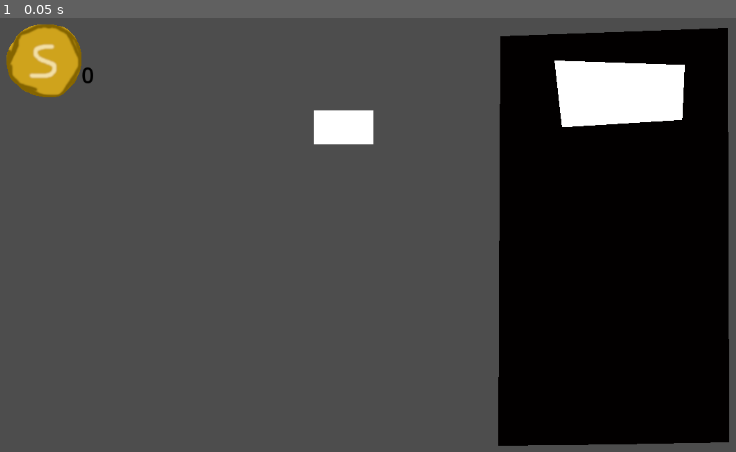
Above: before the commit, frame 1.
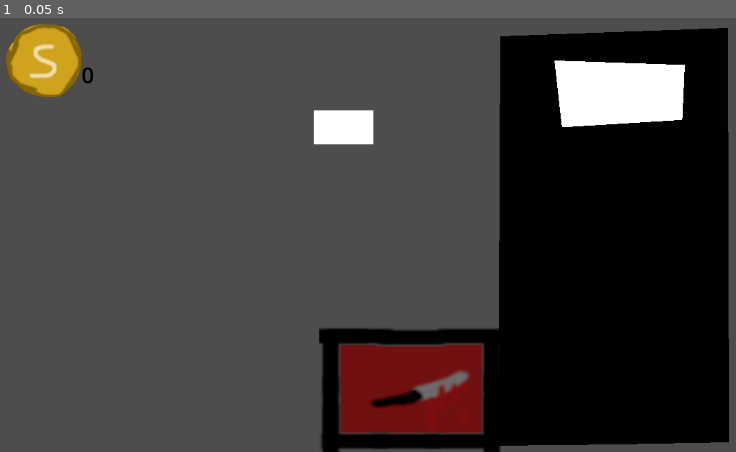
Above: after the commit, the same moment.

Repository: StephenMiner/gambling-proj
Game: Godot game, scene res://node_2d.tscn
Same seed, same stepped clock (60 frames per second), same inputs: the game is played once before the commit and once after it.
Inputs:
- Up to frame 1 (0.05 s): no input

The runs differ from the first frame. In frame 1, 6.6% of the frame differs, in the area x 43-68%, y 71-100%.

Commit message:
Initial layout for the bloodletting button

Diff:
--- a/node_2d.tscn
+++ b/node_2d.tscn
@@ -1,17 +1,21 @@
 [gd_scene format=3 uid="uid://4pqund3nukl7"]
 
-[ext_resource type="Script" uid="uid://b4bwtvyqeij14" path="res://components/root.gd" id="1_q6r6c"]
+[ext_resource type="Script" uid="uid://bqrtn8aemhkx5" path="res://components/root.gd" id="1_q6r6c"]
 [ext_resource type="Script" uid="uid://kt7vpak0gibu" path="res://components/lever.gd" id="2_q6r6c"]
 [ext_resource type="Script" uid="uid://kvvs1hs0wm5f" path="res://components/roller.gd" id="3_epypp"]
 [ext_resource type="Script" uid="uid://d3j7n3gnr8fo6" path="res://components/service_denial.gd" id="3_kdubu"]
-[ext_resource type="Script" uid="uid://bo5hapqssybn3" path="res://components/tinter.gd" id="4_kdubu"]
+[ext_resource type="Script" uid="uid://ba77rjcl68cr5" path="res://components/tinter.gd" id="4_kdubu"]
 [ext_resource type="Script" uid="uid://bm3fkg33j7vj3" path="res://components/coin.gd" id="5_q6r6c"]
+[ext_resource type="Texture2D" uid="uid://douopr55xpgdd" path="res://icons/ouch.png" id="7_d21ai"]
 
 [sub_resource type="RectangleShape2D" id="RectangleShape2D_q6r6c"]
 size = Vector2(31.352524, 22.333328)
 
 [sub_resource type="RectangleShape2D" id="RectangleShape2D_0e48y"]
 size = Vector2(332.5, 607)
+
+[sub_resource type="RectangleShape2D" id="RectangleShape2D_rj586"]
+size = Vector2(265, 176)
 
 [node name="Node2D" type="Node2D" unique_id=1494426788]
 script = ExtResource("1_q6r6c")
@@ -82,6 +86,7 @@
 script = ExtResource("3_kdubu")
 
 [node name="ColorRect" type="ColorRect" parent="." unique_id=1030411001]
+visible = false
 z_index = 2
 offset_right = 1152.0
 offset_bottom = 653.0
@@ -94,3 +99,16 @@
 [node name="Label" type="Label" parent="Sprite2D" unique_id=220010014]
 offset_right = 1.0
 offset_bottom = 23.0
+metadata/_edit_use_anchors_ = true
+
+[node name="OuchButton" type="Area2D" parent="." unique_id=1173716548]
+position = Vector2(553, 582)
+
+[node name="Sprite2D" type="Sprite2D" parent="OuchButton" unique_id=1181186181]
+position = Vector2(122.5, -50)
+scale = Vector2(2.0546875, 1.828125)
+texture = ExtResource("7_d21ai")
+
+[node name="CollisionShape2D" type="CollisionShape2D" parent="OuchButton" unique_id=655505558]
+position = Vector2(124.5, -22)
+shape = SubResource("RectangleShape2D_rj586")
--- /dev/null
+++ b/ouch_button.gd
@@ -0,0 +1,11 @@
+extends Area2D
+
+
+# Called when the node enters the scene tree for the first time.
+func _ready() -> void:
+	pass # Replace with function body.
+
+
+# Called every frame. 'delta' is the elapsed time since the previous frame.
+func _process(delta: float) -> void:
+	pass
Binary file added: icons/ouch.png
